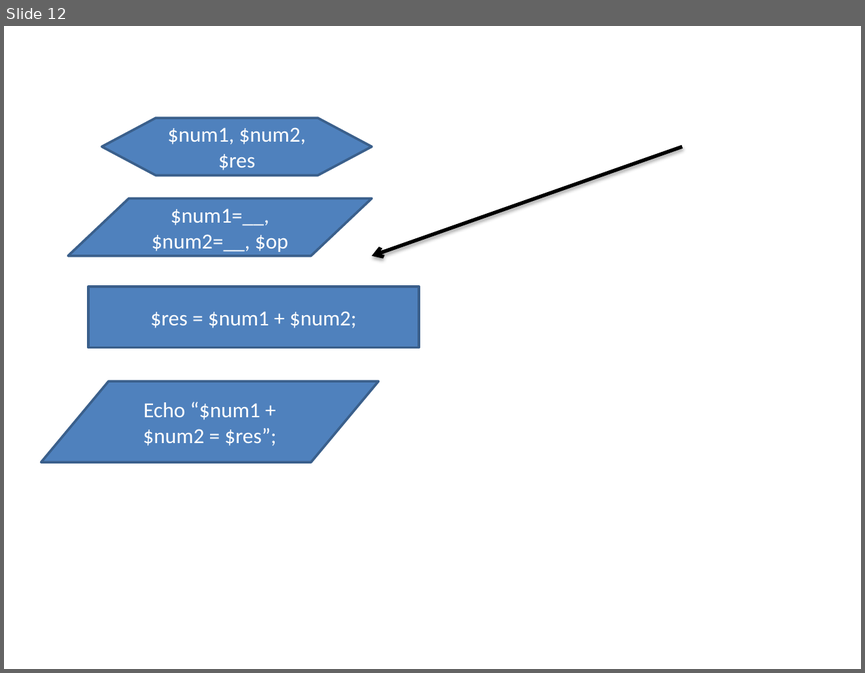
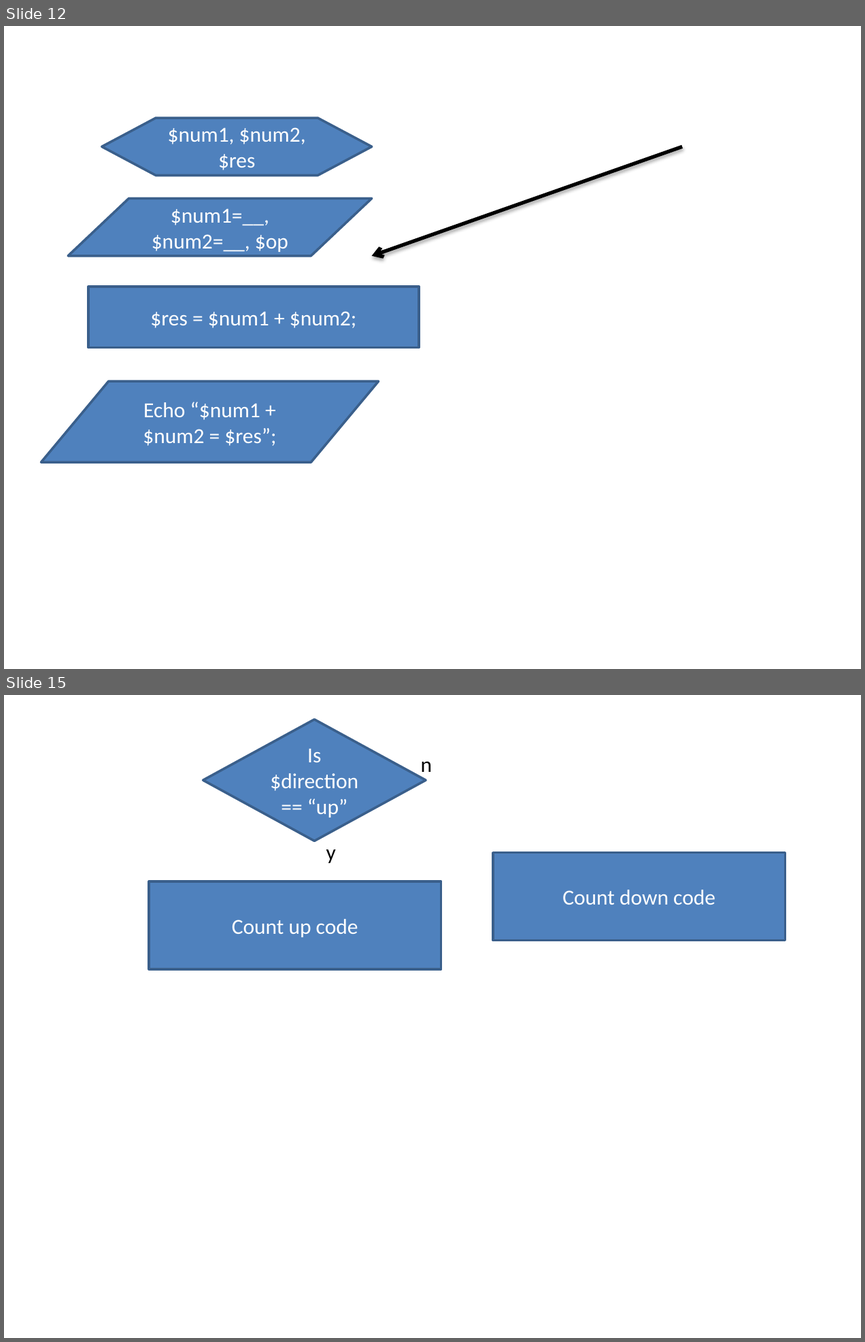
Before and after one commit to Charlie-Lang/ctcp-online-2020-wd3-batch2, a slide deck: visual aids.pptx. Shown one above the other, each under a label of ours: slide 12 before the commit, slides 12 and 15 after it; the slides between them are not shown. The pictures are 865x673 and 865x1342 pixels, drawn with LibreOffice and Linux fonts; fonts in the diff are those of the drawing. Boxes give left, top, right and bottom in pixels: in the first picture for what was removed or moved away, otherwise in the second. Text is boxed around its words. In the diff, an @@ line names an element or a change of style, - is before the commit and + after.

```diff
--- a/visual aids.pptx
+++ b/visual aids.pptx
@@ slide 15 added at bbox=[4, 695, 861, 1338], background #FFFFFF @@
@@ diamond added at bbox=[203, 720, 426, 841], fill #4F81BD, outline #3A5F8C 2 pt, 18 pt, text #FFFFFF @@
+Is $direction == “up”
@@ text added at bbox=[421, 761, 432, 777], 18 pt, text #000000 @@
+n
@@ text added at bbox=[326, 849, 336, 863], 18 pt, text #000000 @@
+y
@@ rectangle added at bbox=[493, 853, 785, 940], fill #4F81BD, outline #3A5F8C 2 pt, 18 pt, text #FFFFFF @@
+Count down code
@@ rectangle added at bbox=[149, 882, 441, 969], fill #4F81BD, outline #3A5F8C 2 pt, 18 pt, text #FFFFFF @@
+Count up code
```
Also in this commit, not shown: 1 slide changed, 2 other slides added, 1 other file.
